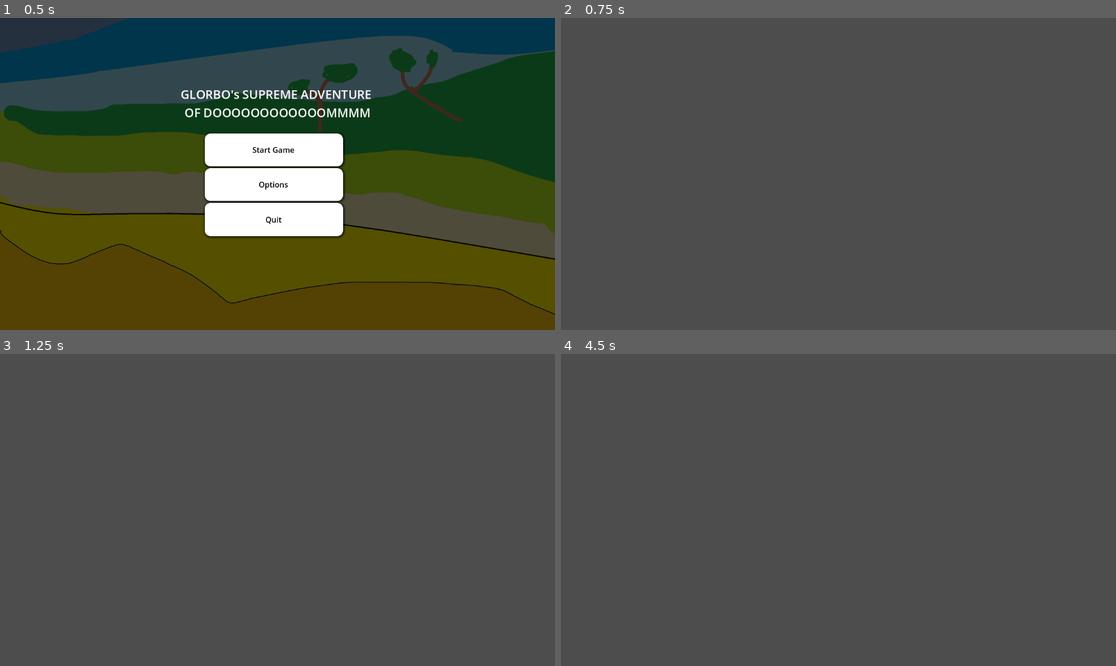
Above: before the commit, frames 1-4 (two rows, left to right).
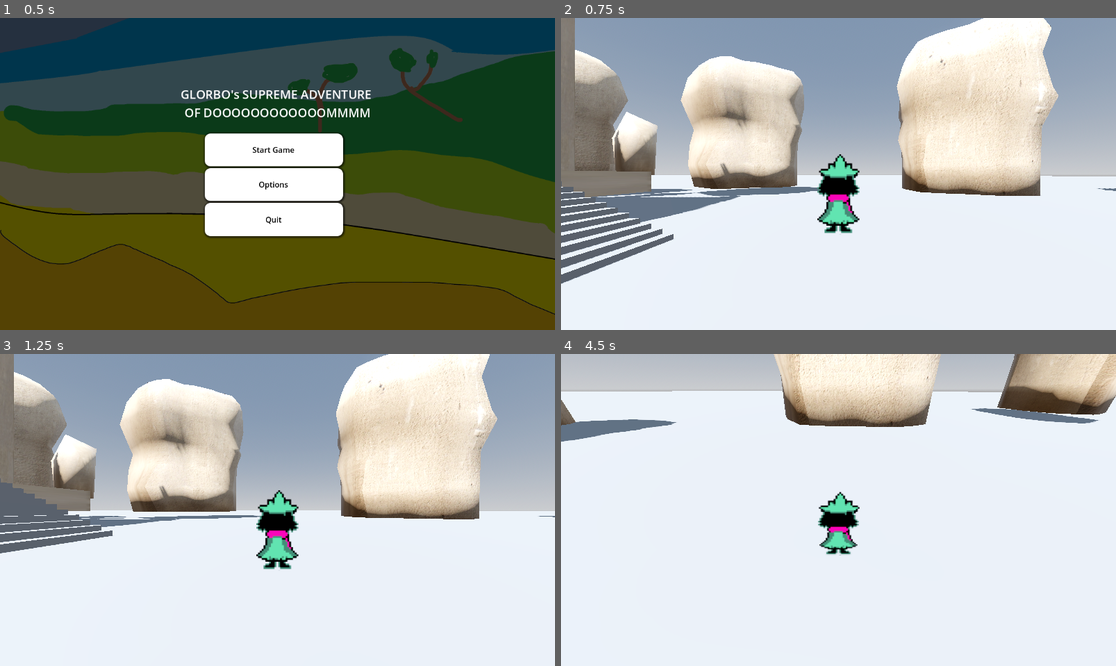
Above: after the commit, the same moments.

Repository: jamieserlin/blorbo
Game: Godot game, scene res://Main Menu.tscn
The game is run twice, just before and just after one commit, with the same random seed, the same clock (stepped at 60 frames per second) and the same inputs.
Inputs (mouse positions are in pixels of both pictures, inside the frame that each line leads up to):
- Up to frame 1 (0.5 s): no input
- Up to frame 2 (0.75 s): click "Start Game" at 0.5 s
- Up to frame 3 (1.25 s): no input
- Up to frame 4 (4.5 s): move the mouse to (960, 494) at 1.27 s; press the mouse at (960, 494) at 1.28 s; hold D (MoveRight) 1.28-2.03 s; tap Space (Jump) at 1.52, 2.27, 3.77 s; move the mouse to (727, 525) at 2.02 s; release the mouse at (727, 525) at 2.03 s; hold S (MoveBackward) 2.03-2.78 s; tap Alt at 2.1 s; move the mouse to (894, 441) at 2.77 s; hold D (MoveRight) 2.78-3.53 s; hold Shift 2.78-3.53 s; move the mouse to (810, 572) at 3.52 s; hold W (MoveForward) 3.53-4.28 s; click (810, 572) at 3.6 s; move the mouse to (1005, 556) at 4.27 s; hold A (MoveLeft) from 4.28 s (still down); hold Alt from 4.28 s (still down)

Frame 1 is identical in both runs. In frame 2, 99% of the frame differs, in the area x 0-100%, y 0-100%; in frame 3, 99%; in frame 4, 100%.

Commit message:
Updated Menu Screen to launch into test level
This will change in the future into a level selection screen but for now this will do

Diff:
--- a/main_menu.gd
+++ b/main_menu.gd
@@ -3,7 +3,7 @@
 
 func _on_start_game_button_pressed() -> void:
 	print("Start Game Pressed")
-	get_tree().change_scene_to_file("res://j-Testing Level.tscn")
+	get_tree().change_scene_to_file("res://j-Dry Level.tscn")
 
 
 func _on_options_button_pressed() -> void:
